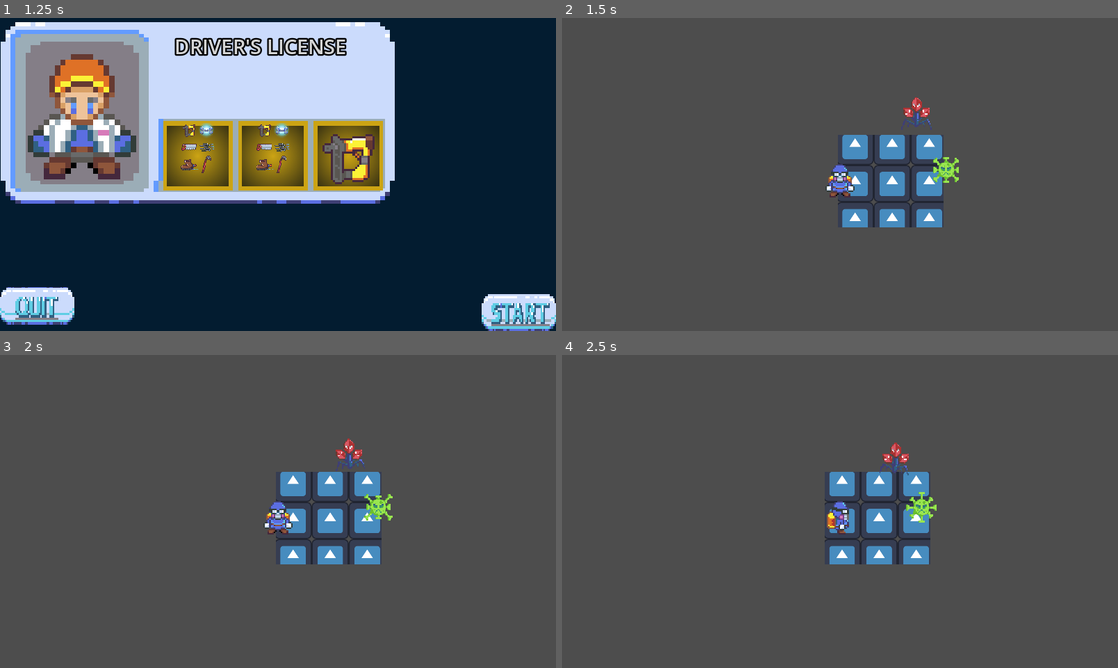
Above: before the commit, frames 1-4 (two rows, left to right).
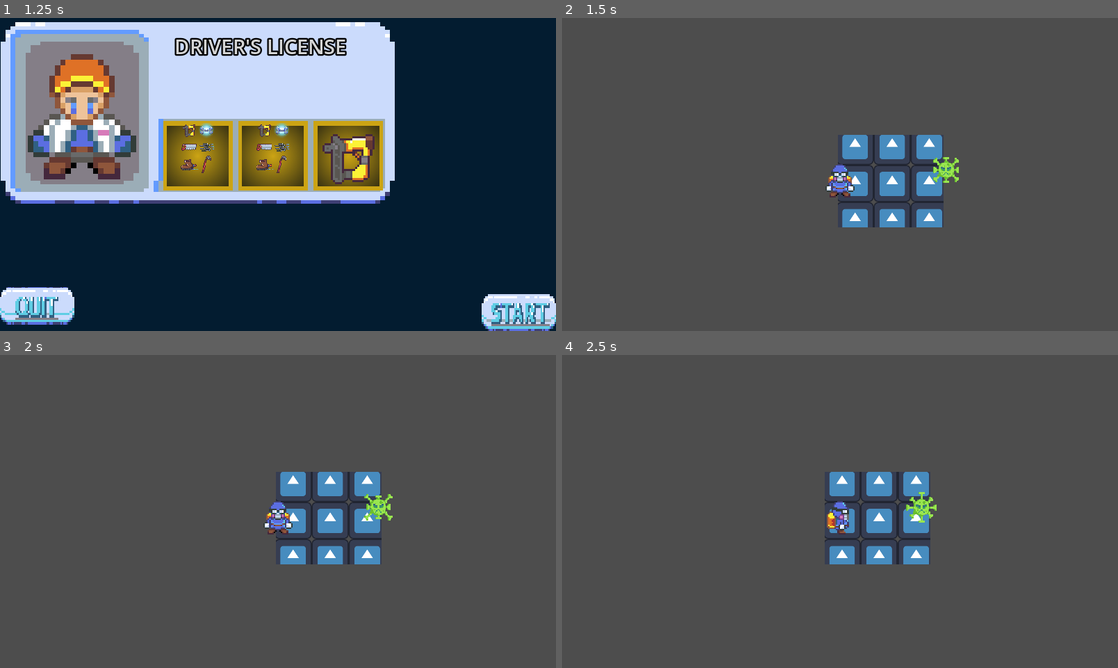
Above: after the commit, the same moments.

Repository: Potato-Stamp-Games/GodotWildGameJam67
Game: Godot game, scene res://Scenes/MainMenu/main_menu.tscn
Same seed, same stepped clock (60 frames per second), same inputs: the game is played once before the commit and once after it. The engine's default icon, where the game draws it, is replaced by a stand-in: a white triangle on a blue panel in a dark square.
Inputs (mouse positions are in pixels of both pictures, inside the frame that each line leads up to):
- Up to frame 1 (1.25 s): click (61, 196) at 0.5 s
- Up to frame 2 (1.5 s): click (1079, 312) at 1.25 s
- Up to frame 3 (2 s): no input
- Up to frame 4 (2.5 s): hold D (right) from 2.03 s (still down)

Frame 1 is identical in both runs. In frame 2, 0.3% of the frame differs, in the area x 61-67%, y 25-36%; in frame 3, 0.3%, in the area x 60-66%, y 26-38%; in frame 4, 0.3%.

Commit message:
inProgress

Diff:
--- a/Parasite1/ParasiteSmall.tscn
+++ b/Parasite1/ParasiteSmall.tscn
@@ -125,14 +125,14 @@
 "speed": 5.0
 }]
 
-[sub_resource type="CapsuleShape2D" id="CapsuleShape2D_n71jj"]
-radius = 9.0
-height = 18.0
+[sub_resource type="CircleShape2D" id="CircleShape2D_arph3"]
+radius = 6.2
 
 [sub_resource type="RectangleShape2D" id="RectangleShape2D_3qjvc"]
+size = Vector2(18, 18)
 
 [sub_resource type="RectangleShape2D" id="RectangleShape2D_uadra"]
-size = Vector2(15.4, 14.8)
+size = Vector2(16, 15.6)
 
 [node name="Parasite Small" type="CharacterBody2D"]
 scale = Vector2(5, 5)
@@ -145,13 +145,15 @@
 animation = &"new_animation"
 
 [node name="CollisionShape2D" type="CollisionShape2D" parent="."]
-shape = SubResource("CapsuleShape2D_n71jj")
+shape = SubResource("CircleShape2D_arph3")
 
 [node name="HurtBox" parent="." instance=ExtResource("3_xs2rr")]
 collision_layer = 4
 collision_mask = 4
 
 [node name="CollisionShape2D" parent="HurtBox" index="0"]
+position = Vector2(-4.76837e-07, -4.76837e-07)
+scale = Vector2(1, 1)
 shape = SubResource("RectangleShape2D_3qjvc")
 
 [node name="HitBox" parent="." instance=ExtResource("4_6q3dn")]
@@ -159,8 +161,7 @@
 collision_mask = 2
 
 [node name="CollisionShape2D" parent="HitBox" index="0"]
-visible = false
-position = Vector2(-0.300001, -0.4)
+position = Vector2(-0.200001, -0.2)
 scale = Vector2(1, 1)
 shape = SubResource("RectangleShape2D_uadra")
 
--- a/Player/playerWithSuit.tscn
+++ b/Player/playerWithSuit.tscn
@@ -182,7 +182,6 @@
 
 [node name="CollisionShape2D" parent="HurtBox" index="0"]
 position = Vector2(-9.53674e-08, 5.2)
-scale = Vector2(1, 1)
 shape = SubResource("RectangleShape2D_wvhgm")
 
 [connection signal="hurt" from="HurtBox" to="." method="_on_hurt_box_hurt"]
--- a/world.tscn
+++ b/world.tscn
@@ -1,9 +1,8 @@
-[gd_scene load_steps=5 format=3 uid="uid://dniqxjqxuyaok"]
+[gd_scene load_steps=4 format=3 uid="uid://dniqxjqxuyaok"]
 
 [ext_resource type="Texture2D" uid="uid://c75op2lcw4r0w" path="res://Assets/icon.svg" id="1_dhvqp"]
 [ext_resource type="PackedScene" uid="uid://oh0r45b5v51f" path="res://Player/playerWithSuit.tscn" id="2_nkocm"]
 [ext_resource type="PackedScene" uid="uid://djymsywqdo47t" path="res://Parasite1/ParasiteSmall.tscn" id="3_2j8fq"]
-[ext_resource type="PackedScene" uid="uid://dl1a65o5s0fbf" path="res://ParasiteBoss/ParasiteBoss.tscn" id="4_4kh5x"]
 
 [node name="World" type="Node2D"]
 
@@ -19,6 +18,3 @@
 
 [node name="Small Parasite" parent="." instance=ExtResource("3_2j8fq")]
 position = Vector2(517, 141)
-
-[node name="Boss Parasite" parent="." instance=ExtResource("4_4kh5x")]
-position = Vector2(413, -58)
